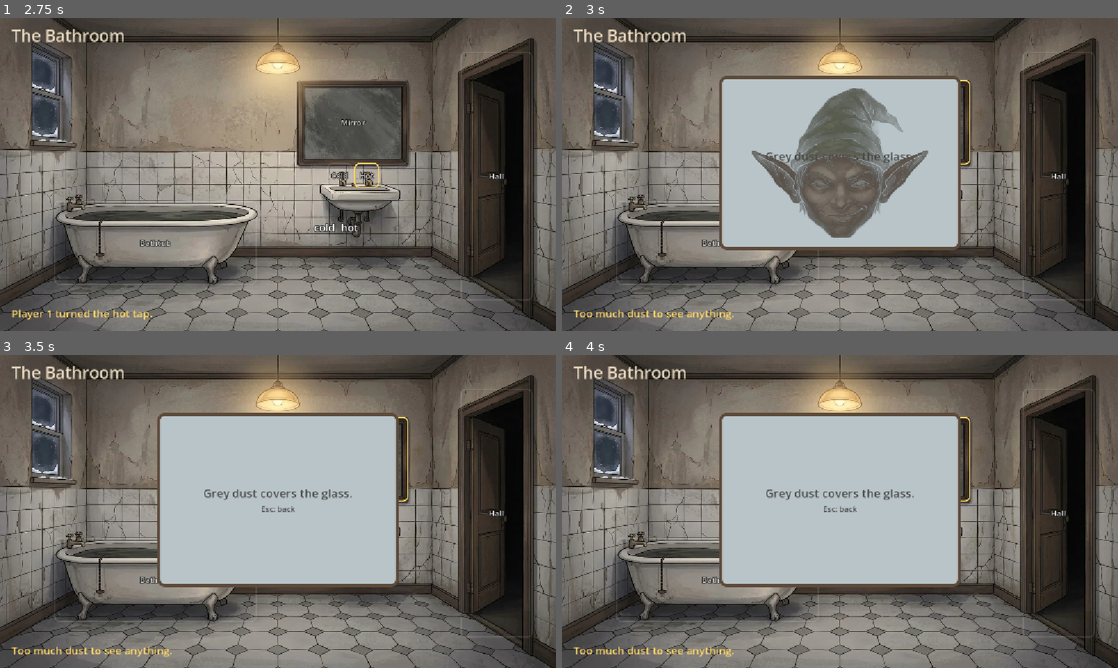
Above: before the commit, frames 1-4 (two rows, left to right).
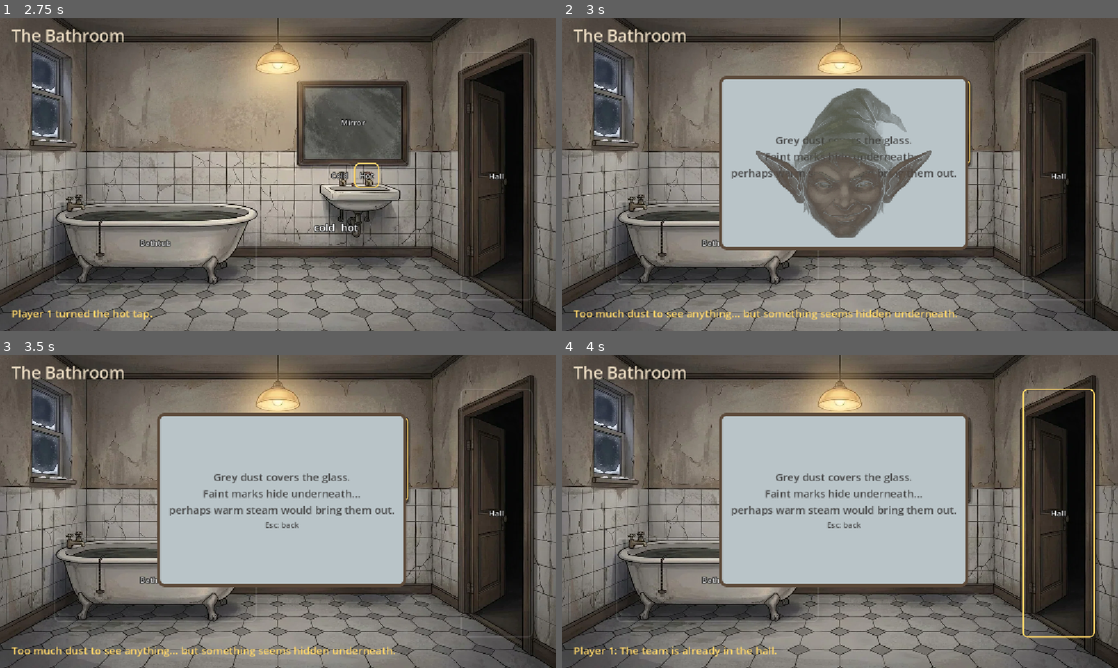
Above: after the commit, the same moments.

Repository: laraglueck/Merry-Scary-Christmas
Game: Godot game, scene res://scenes/bathroom.tscn
The game is run twice, just before and just after one commit, with the same random seed, the same clock (stepped at 60 frames per second) and the same inputs. This scene is started directly instead of the project's main scene.
Inputs (mouse positions are in pixels of both pictures, inside the frame that each line leads up to):
- Up to frame 1 (2.75 s): click "Bathtub" at 0.5 s; click "Cold" at 1.25 s; click "Hot" at 2 s
- Up to frame 2 (3 s): click "Mirror" at 2.75 s
- Up to frame 3 (3.5 s): no input
- Up to frame 4 (4 s): tap Enter (ui_accept) at 3.5, 3.77 s; move the mouse to (962, 495) at 3.52 s; hold Right (ui_right) from 3.53 s (still down); tap Space at 3.6 s; click (962, 495) at 3.67 s

Frame 1 is identical in both runs. In frame 2, 3.7% of the frame differs, in the area x 30-74%, y 18-97%; in frame 3, 2.6%; in frame 4, 3.4%.

Commit message:
Hint that the dusty bathroom mirror hides something
Before the taps are solved, the mirror close-up and the message now say
that faint marks hide under the dust and that warm steam might bring
them out, so players know to come back to it.

Co-Authored-By: Claude Opus 5.5 <noreply@anthropic.com>

Diff:
--- a/godot/scripts/bathroom.gd
+++ b/godot/scripts/bathroom.gd
@@ -204,7 +204,7 @@
 		_play(_scare, "sfx_scare.mp3")
 		get_tree().create_timer(FACE_SECONDS).timeout.connect(func() -> void: _mirror_face.visible = false)
 	if not _bathroom()["solved"]:
-		_message.text = "Too much dust to see anything."
+		_message.text = "Too much dust to see anything... but something seems hidden underneath."
 	_refresh()
 
 
@@ -389,7 +389,8 @@
 	var mirror_content := VBoxContainer.new()
 	mirror_content.alignment = BoxContainer.ALIGNMENT_CENTER
 	_mirror_panel.add_child(mirror_content)
-	_mirror_dust = _label(mirror_content, "Grey dust covers the glass.", 24)
+	# A hint that the mirror will matter later: the steam from the hot water clears it.
+	_mirror_dust = _label(mirror_content, "Grey dust covers the glass.\nFaint marks hide underneath...\nperhaps warm steam would bring them out.", 22)
 	_mirror_dust.name = "MirrorDust"
 	_mirror_dust.horizontal_alignment = HORIZONTAL_ALIGNMENT_CENTER
 	_mirror_dust.add_theme_color_override("font_color", Color("4a4a4a"))
--- a/godot/tests/test_bathroom.gd
+++ b/godot/tests/test_bathroom.gd
@@ -158,6 +158,7 @@
 	assert_eq(is_shown(bathroom, "MirrorPanel"), true, "close-up open")
 	assert_eq(is_shown(bathroom, "MirrorSymbols"), false, "no symbols")
 	assert_contains(text_of(bathroom, "Message"), "dust", "message")
+	assert_contains(text_of(bathroom, "MirrorDust"), "steam", "a hint that the mirror will matter later")
 
 
 func test_mirror_shows_the_symbols_reversed_and_flipped_after_solving() -> void:
